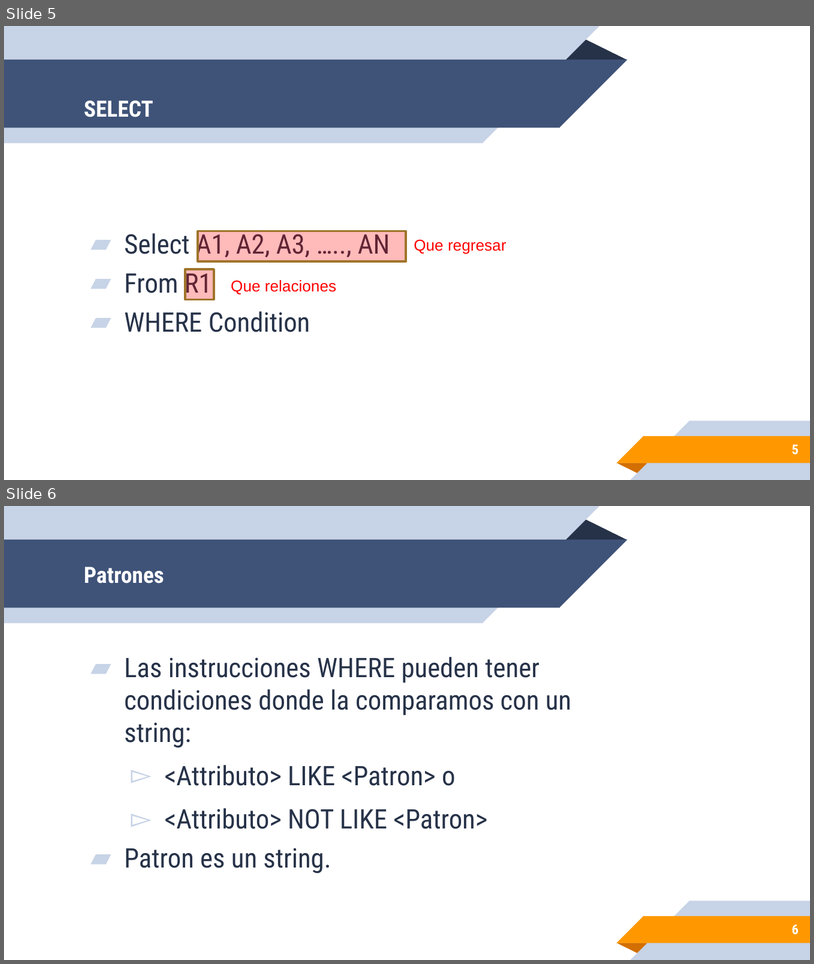
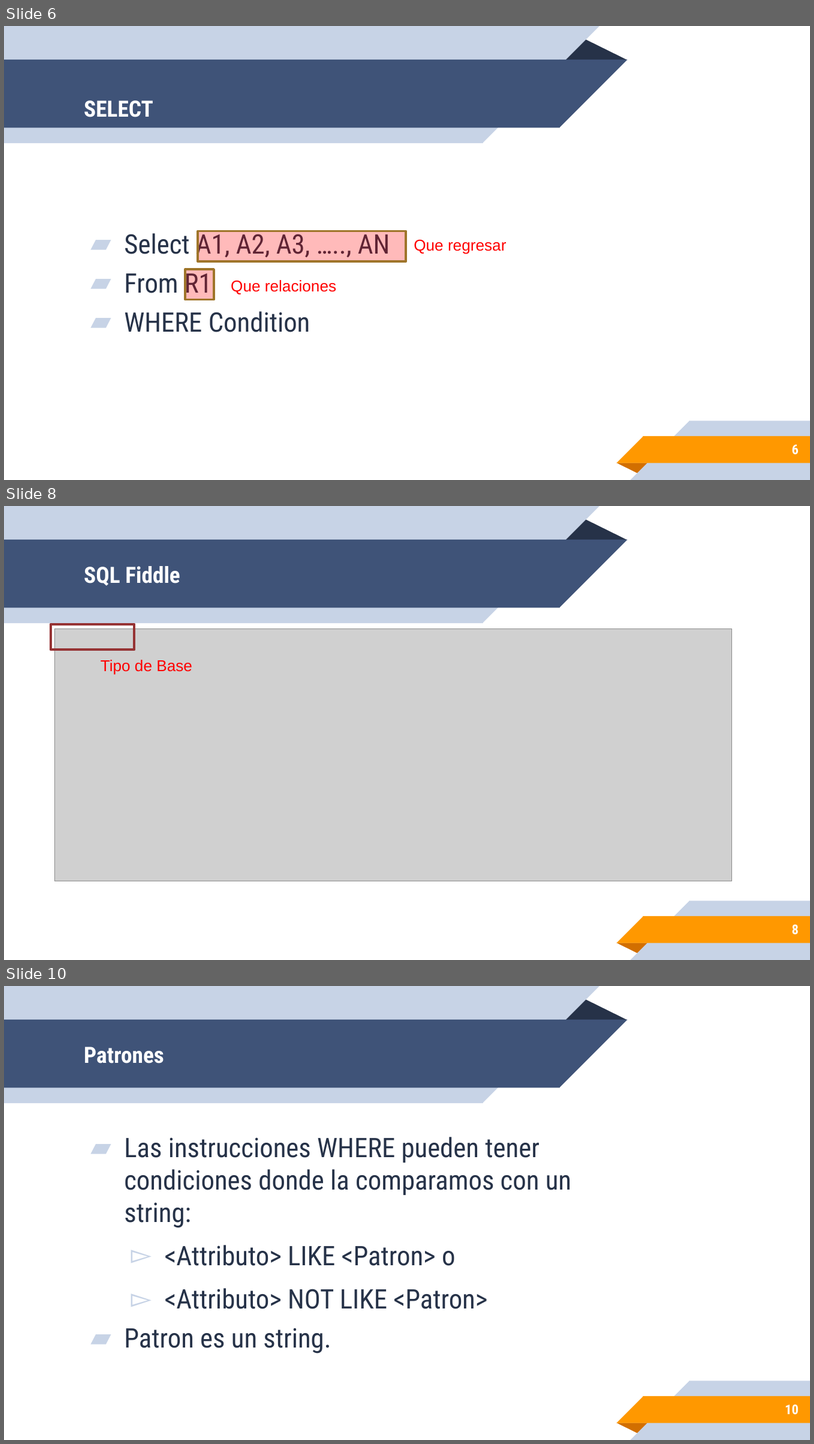
Before and after one commit to leonpalafox/dbclase_2021, a slide deck: Slides/Clase_10_2020.pptx. Shown one above the other, each under a label of ours: slides 5 and 6 before the commit, slides 6, 8 and 10 after it; the slides between them are not shown. The pictures are 814x964 and 814x1444 pixels, drawn with LibreOffice and Linux fonts; fonts in the diff are those of the drawing; grey boxes stand for pictures; background and template pictures are left out. Boxes give left, top, right and bottom in pixels: in the first picture for what was removed or moved away, otherwise in the second. Text is boxed around its words. In the diff, an @@ line names an element or a change of style, - is before the commit and + after.

```diff
--- a/Slides/Clase_10_2020.pptx
+++ b/Slides/Clase_10_2020.pptx
@@ slide 8 added at [4,506,810,960], background #FFFFFF; not listed: 10 template elements that a slide beside it also shows @@
@@ title added at [84,566,180,586], 20 pt, text #FFFFFF, bold @@
+SQL Fiddle
@@ rectangle added at [51,625,135,649], outline #963334 2.25 pt @@
@@ picture added at [55,628,732,880] @@
@@ text added at [101,660,192,675], 14 pt, text #FF0000 @@
+Tipo de Base
@@ page number added at [792,924,799,934], 12 pt, text #FFFFFF, bold @@
+8
@@ what was slide 5 is now slide 6 @@
@@ page number at [792,444,799,454]: text changed @@
-5
+6
@@ what was slide 6 is now slide 10 @@
@@ page number at [785,1404,799,1414]: text changed @@
-6
+10
```
Also in this commit, not shown: 3 other slides added, 1 slide removed, 8 other files.
